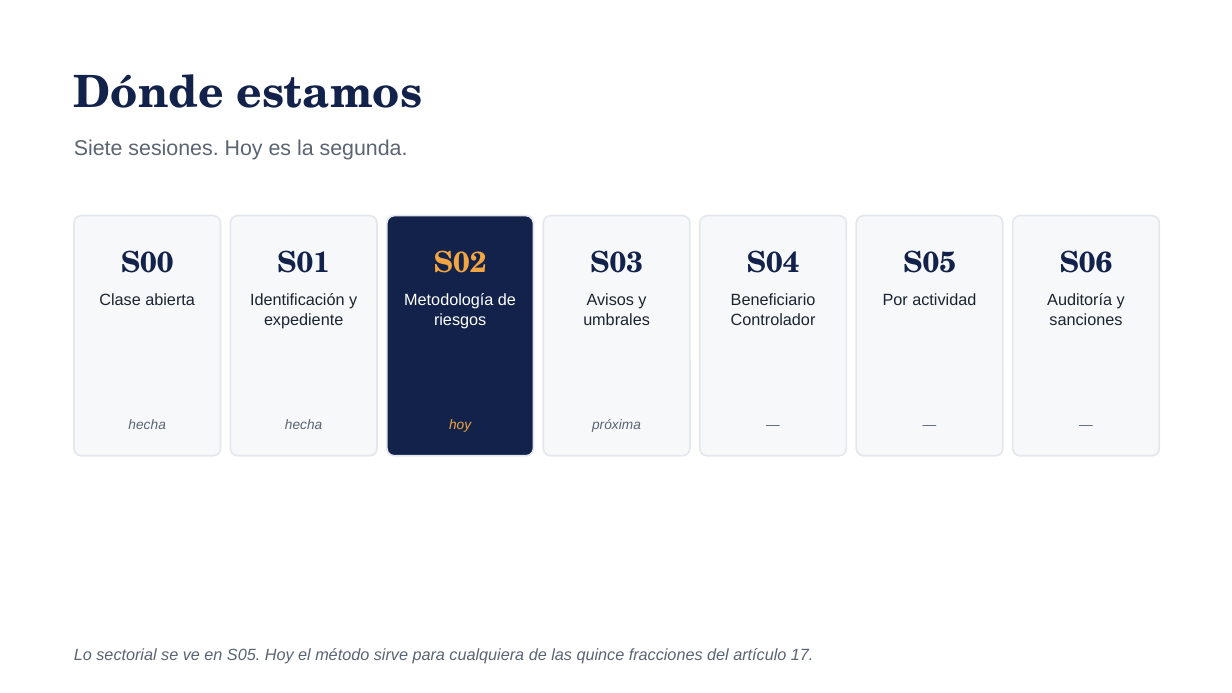
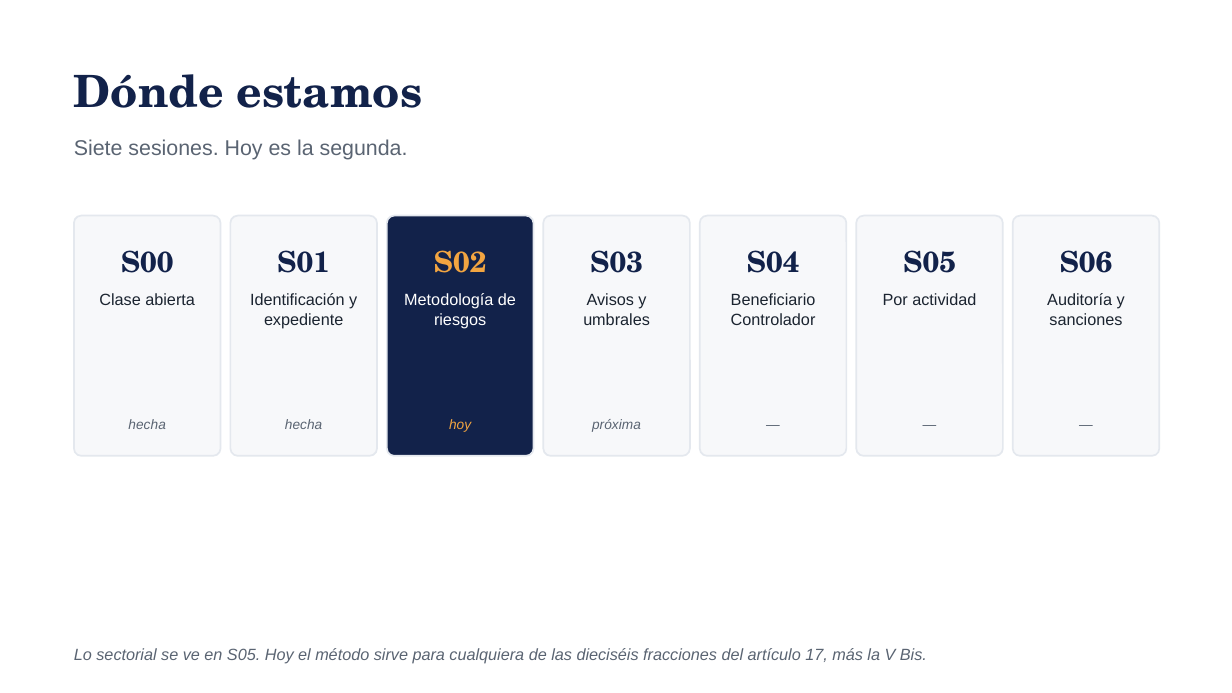
Before and after one commit to maribelvazquez/S01-TAV-IDENTIFICACION, a slide deck: slide 2 of s02/descargables/S02_ALU_01_Presentacion.pptx. Drawn at 1232x693 pixels with LibreOffice and Linux fonts; fonts in the diff are those of the drawing. Boxes give left, top, right and bottom in pixels: in the first picture for what was removed or moved away, otherwise in the second. Text is boxed around its words. In the diff, an @@ line names an element or a change of style, - is before the commit and + after.

```diff
--- a/s02/descargables/S02_ALU_01_Presentacion.pptx
+++ b/s02/descargables/S02_ALU_01_Presentacion.pptx
@@ text at <box>74,648,927,664</box>: text changed @@
-Lo sectorial se ve en S05. Hoy el método sirve para cualquiera de las quince fracciones del artículo 17.
+Lo sectorial se ve en S05. Hoy el método sirve para cualquiera de las dieciséis fracciones del artículo 17, más la V Bis.
```
Also in this commit, not shown: 9 other slides changed, 18 other files.
